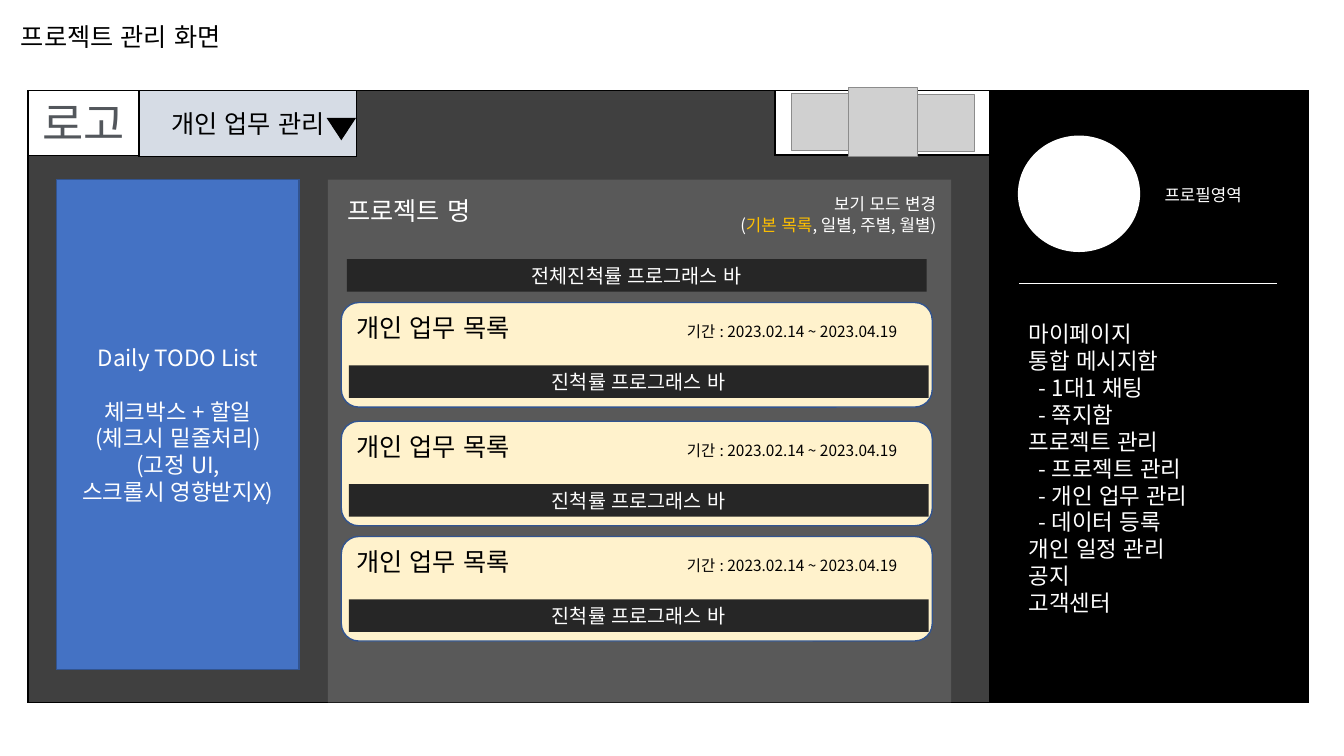
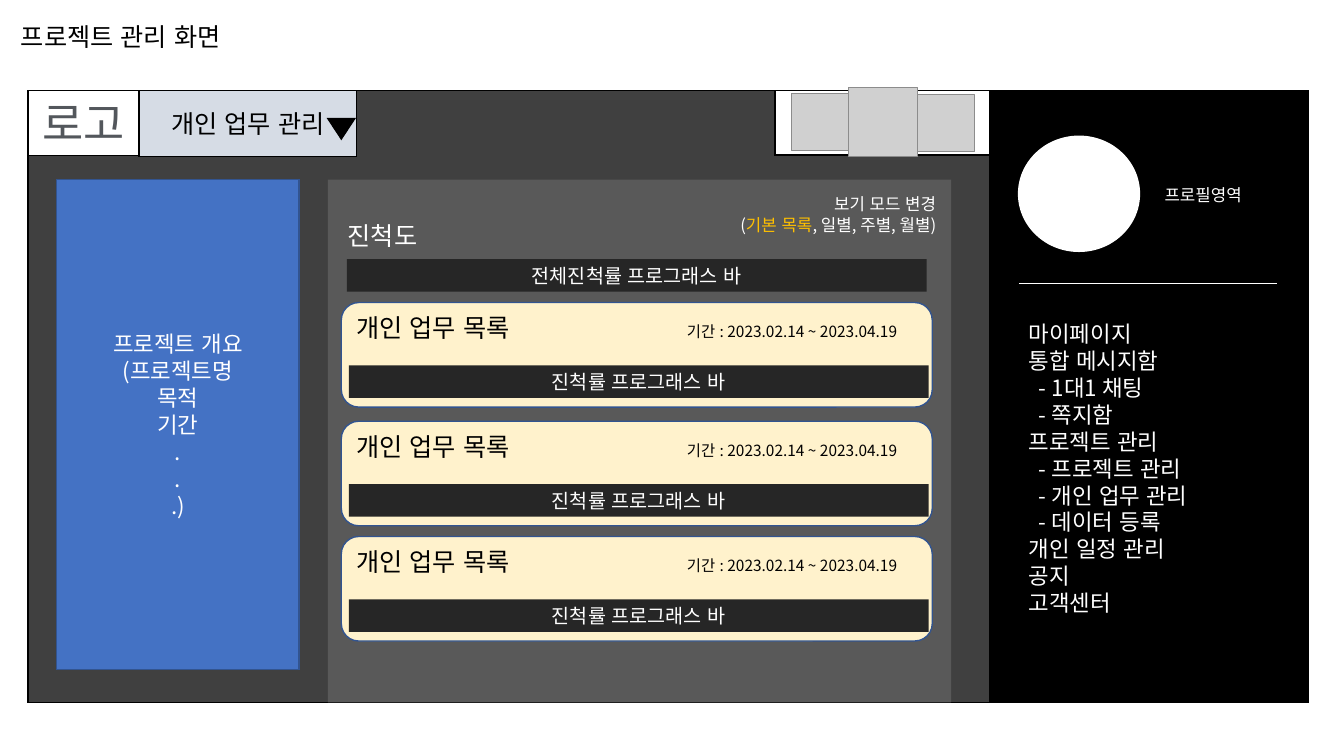
Before and after one commit to sgyoung96/Project_Management, a slide deck: slide 16 of docs/화면 설계.pptx (slide 15 before the commit). Drawn at 1344x756 pixels with LibreOffice and Linux fonts; fonts in the diff are those of the drawing; grey boxes stand for pictures. Boxes give left, top, right and bottom in pixels: in the first picture for what was removed or moved away, otherwise in the second. Text is boxed around its words. In the diff, an @@ line names an element or a change of style, - is before the commit and + after.

```diff
--- a/docs/화면 설계.pptx
+++ b/docs/화면 설계.pptx
@@ text at box(348, 224, 418, 247): text changed @@
-프로젝트 명
+진척도
@@ text in rectangle at box(113, 333, 243, 435): text changed @@
-Daily TODO List
-체크박스 + 할일
-(체크시 밑줄처리)
-(고정 UI,
-스크롤시 영향받지X)
+프로젝트 개요
+(프로젝트명
+목적
+기간
+.
+.
+.)
```
Also in this commit, not shown: 10 other slides changed, 1 other file.
